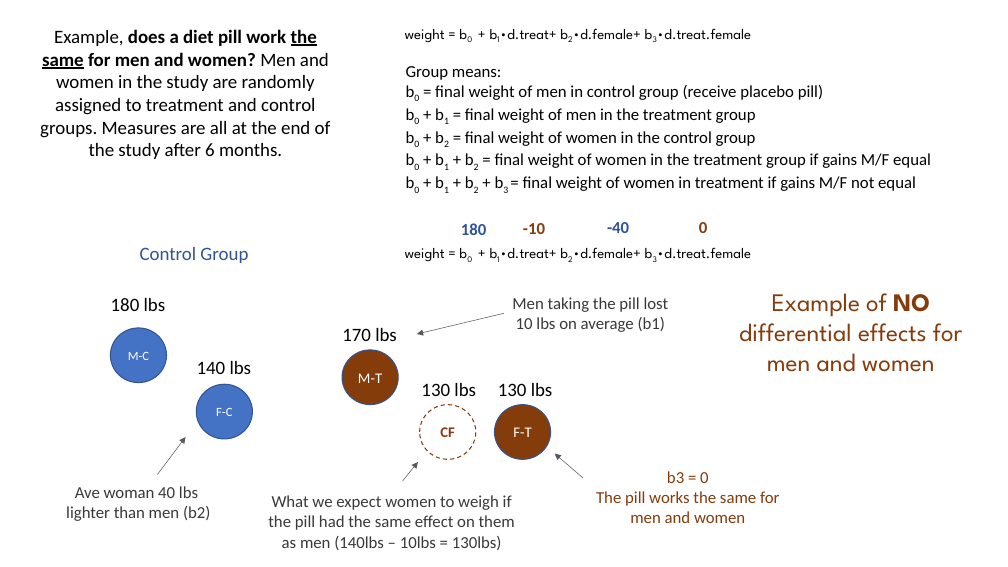
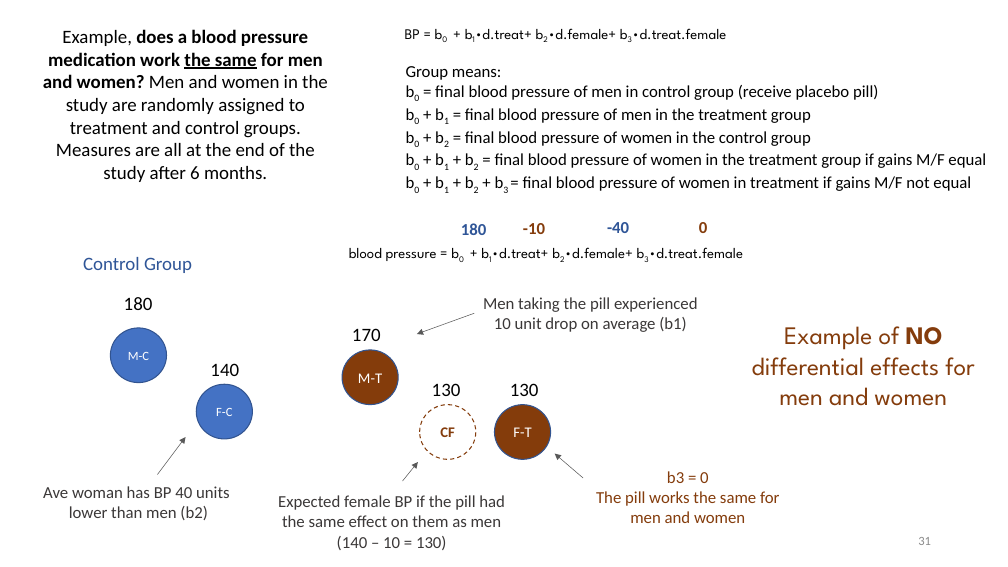
Before and after one commit to Watts-College/cpp-523-template, a slide deck: slide 31 of lectures/hypotheses-tests-with-dummy-variables.pptx (slide 28 before the commit). Drawn at 1008x567 pixels with LibreOffice and Linux fonts; fonts in the diff are those of the drawing. Boxes give left, top, right and bottom in pixels: in the first picture for what was removed or moved away, otherwise in the second. Text is boxed around its words. In the diff, an @@ line names an element or a change of style, - is before the commit and + after.

```diff
--- a/lectures/hypotheses-tests-with-dummy-variables.pptx
+++ b/lectures/hypotheses-tests-with-dummy-variables.pptx
@@ text at <box>43,29,328,182</box>: text changed @@
-Example, does a diet pill work the same for men and women? Men and women in the study are randomly assigned to treatment and control groups. Measures are all at the end of the study after 6 months.
+Example, does a blood pressure medication work the same for men and women? Men and women in the study are randomly assigned to treatment and control groups. Measures are all at the end of the study after 6 months.
@@ text at <box>405,28,726,39</box>: text changed @@
-weight = b0 + b1∙d.treat+ b2∙d.female+ b3∙d.treat.female
+BP = b0 + b1∙d.treat+ b2∙d.female+ b3∙d.treat.female
@@ text at <box>435,85,986,191</box>: text changed @@
-b0 = final weight of men in control group (receive placebo pill)
-b0 + b1 = final weight of men in the treatment group
-b0 + b2 = final weight of women in the control group
-b0 + b1 + b2 = final weight of women in the treatment group if gains M/F equal
-b0 + b1 + b2 + b3 = final weight of women in treatment if gains M/F not equal
+b0 = final blood pressure of men in control group (receive placebo pill)
+b0 + b1 = final blood pressure of men in the treatment group
+b0 + b2 = final blood pressure of women in the control group
+b0 + b1 + b2 = final blood pressure of women in the treatment group if gains M/F equal
+b0 + b1 + b2 + b3 = final blood pressure of women in treatment if gains M/F not equal
@@ text "Control Group": place and size @@
-text "Control Group" at <box>140,247,248,263</box>
+text "Control Group" at <box>83,257,192,273</box>
@@ text at <box>349,247,743,261</box>: text changed @@
-weight = b0 + b1∙d.treat+ b2∙d.female+ b3∙d.treat.female
+blood pressure = b0 + b1∙d.treat+ b2∙d.female+ b3∙d.treat.female
@@ text at <box>124,297,153,310</box>: text changed @@
-180 lbs
+180
@@ text at <box>483,297,697,332</box>: text changed @@
-Men taking the pill lost
-10 lbs on average (b1)
+Men taking the pill experienced
+10 unit drop on average (b1)
@@ text at <box>352,328,381,341</box>: text changed @@
-170 lbs
+170
@@ arrow moved from (504, 313) - (417, 334) to (474, 313) - (417, 334) @@
@@ text "Example of NO differential effects ...": place and size @@
-text "Example of NO differential effects ..." at <box>739,293,962,372</box>
+text "Example of NO differential effects ..." at <box>752,326,974,406</box>
@@ text at <box>210,363,239,376</box>: text changed @@
-140 lbs
+140
@@ text at <box>432,383,461,396</box>: text changed @@
-130 lbs
+130
@@ text at <box>510,383,539,396</box>: text changed @@
-130 lbs
+130
@@ text at <box>43,486,230,520</box>: text changed @@
-Ave woman 40 lbs
-lighter than men (b2)
+Ave woman has BP 40 units
+lower than men (b2)
@@ text at <box>278,495,505,550</box>: text changed @@
-What we expect women to weigh if the pill had the same effect on them as men (140lbs – 10lbs = 130lbs)
+Expected female BP if the pill had the same effect on them as men (140 – 10 = 130)
@@ page number added at <box>918,537,931,545</box>, 12 pt, text #8C8C8C @@
+31
```
Also in this commit, not shown: 31 other slides changed, 3 slides added, 1 other file.
